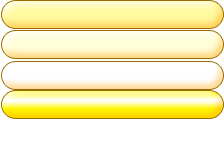
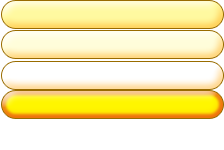
Comparing the layer stacks of the two (224, 150) images. Changes:
pixels changed over [2,91,223,118] (layer not identified)
